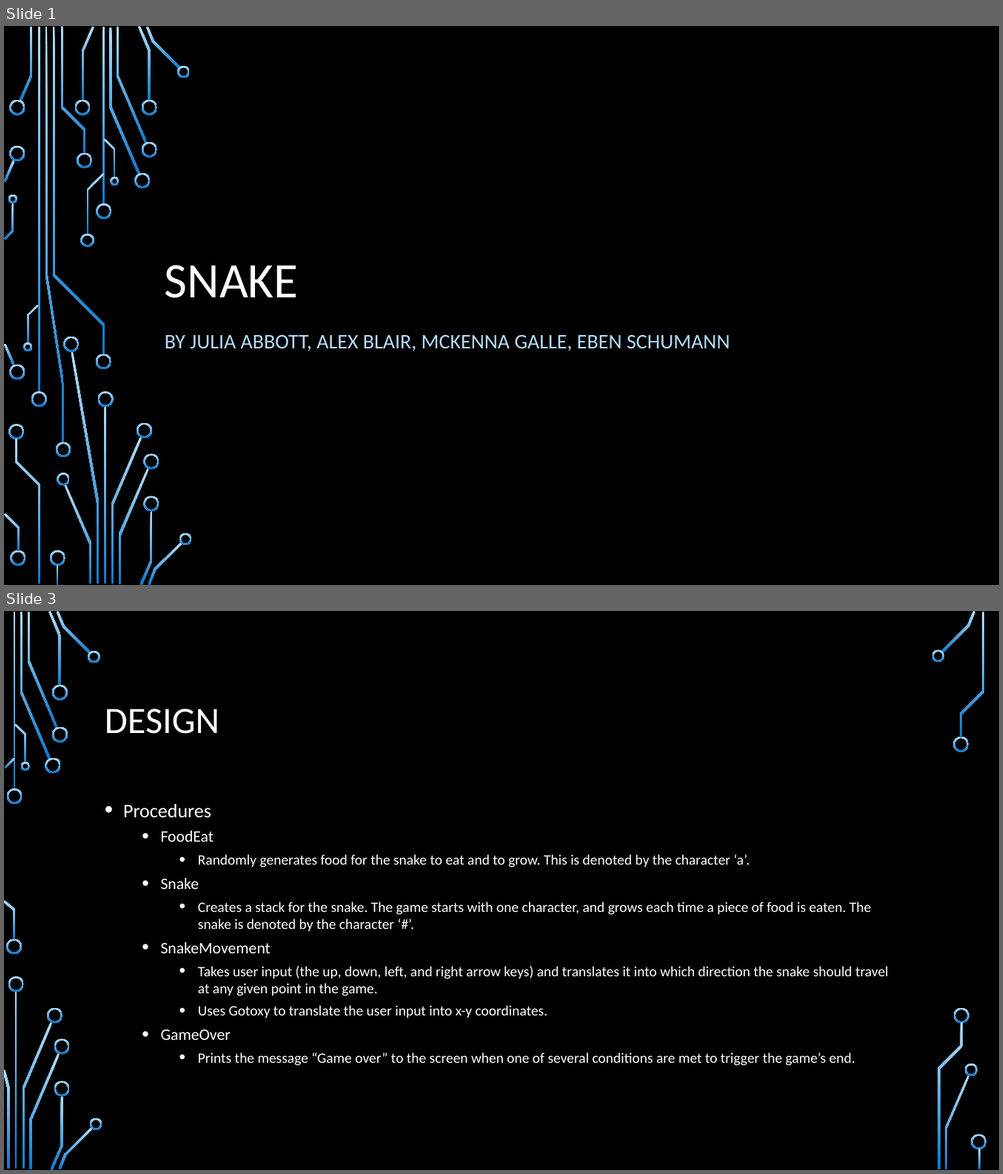
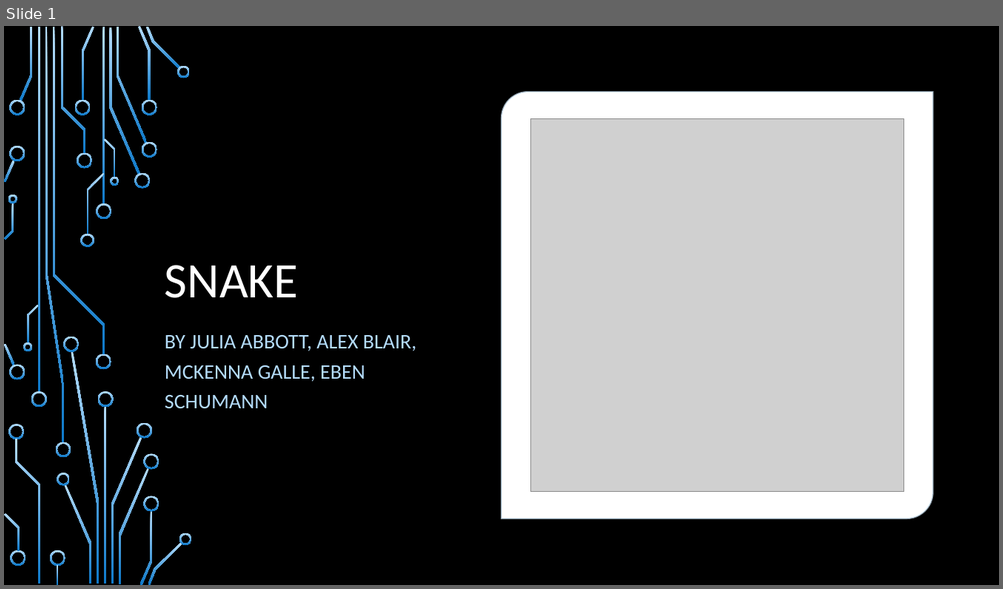
Before and after one commit to AlexBlair42/Snake-MASM, a slide deck: Final Project Presentation.pptx. Shown one above the other, each under a label of ours: slides 1 and 3 before the commit, slide 1 after it; the slides between them are not shown. The pictures are 1003x1174 and 1003x589 pixels, drawn with LibreOffice and Linux fonts; fonts in the diff are those of the drawing; grey boxes stand for pictures; background and template pictures are left out. Boxes give left, top, right and bottom in pixels: in the first picture for what was removed or moved away, otherwise in the second. Text is boxed around its words. In the diff, an @@ line names an element or a change of style, - is before the commit and + after.

```diff
--- a/Final Project Presentation.pptx
+++ b/Final Project Presentation.pptx
@@ slide 3 removed at box(4, 611, 999, 1170), background picture (left out) @@
@@ title removed at box(105, 709, 219, 734) @@
-DESIGN
@@ text removed at box(123, 804, 888, 1066) @@
-• Procedures
-  • FoodEat
-    • Randomly generates food for the snake to eat and to grow. This is denoted by the character ‘a’.
-  • Snake
-    • Creates a stack for the snake. The game starts with one character, and grows each time a piece of food is eaten. The snake is denoted by the character ‘#’.
-  • SnakeMovement
-    • Takes user input (the up, down, left, and right arrow keys) and translates it into which direction the snake should travel at any given point in the game.
-    • Uses Gotoxy to translate the user input into x-y coordinates.
-  • GameOver
-    • Prints the message “Game over” to the screen when one of several conditions are met to trigger the game’s end.
@@ group removed at box(4, 611, 987, 1170): 33 freeform shapes, 3 rectangles @@
@@ slide 1 changed as well @@
@@ round diag rect added at box(502, 92, 933, 518), fill #FFFFFF, outline #D2EAFC 1.5 pt @@
@@ picture added at box(530, 118, 904, 492) @@
@@ subtitle "BY JULIA ABBOTT, ALEX BLAIR, ..." rewrapped from box(165, 335, 730, 352) to box(165, 335, 416, 409) @@
```
Also in this commit, not shown: 3 other slides changed, 2 slides added, 1 other slide removed, 1 other file.
